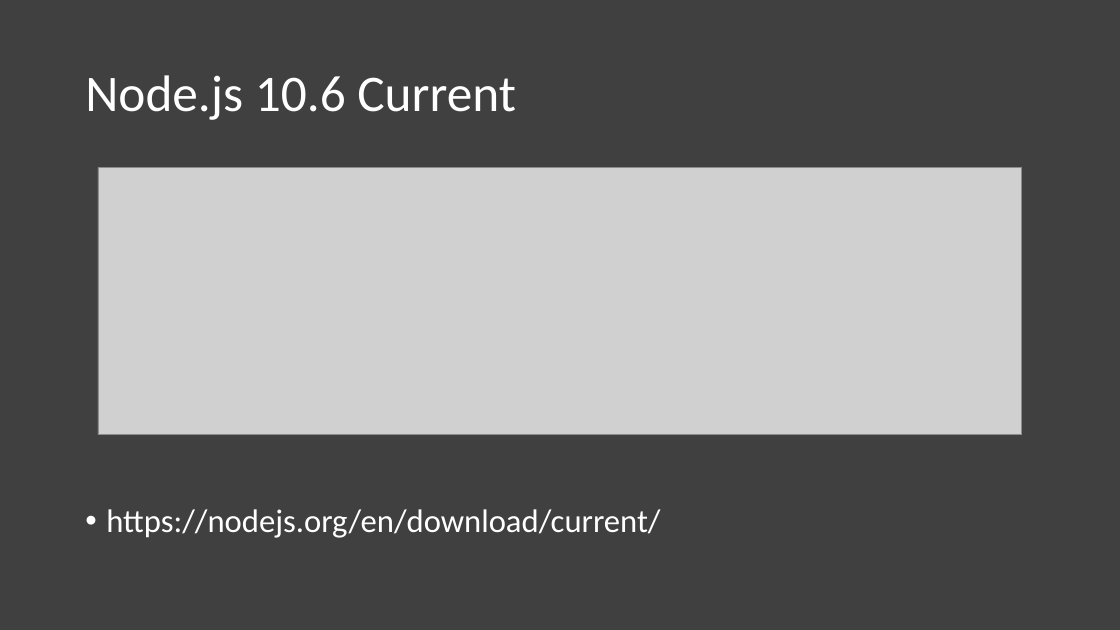
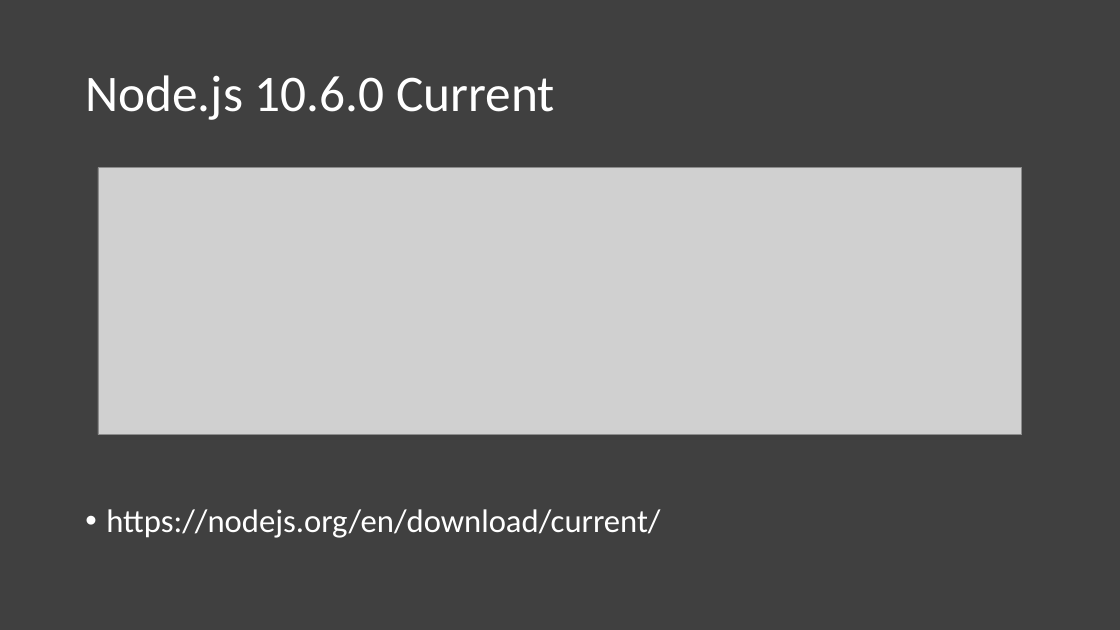
Before and after one commit to saschahenger/ma-workshop, a slide deck: slide 7 of workshop-slides/1-vorbereitung/workshop-1.pptx (slide 4 before the commit). Drawn at 1120x630 pixels with LibreOffice and Linux fonts; fonts in the diff are those of the drawing; grey boxes stand for pictures. Boxes give left, top, right and bottom in pixels: in the first picture for what was removed or moved away, otherwise in the second. Text is boxed around its words. In the diff, an @@ line names an element or a change of style, - is before the commit and + after.

```diff
--- a/workshop-slides/1-vorbereitung/workshop-1.pptx
+++ b/workshop-slides/1-vorbereitung/workshop-1.pptx
@@ title at <box>85,75,555,120</box>: text changed @@
-Node.js 10.6 Current
+Node.js 10.6.0 Current
```
Also in this commit, not shown: 5 other slides changed, 3 slides added, 8 other files.
